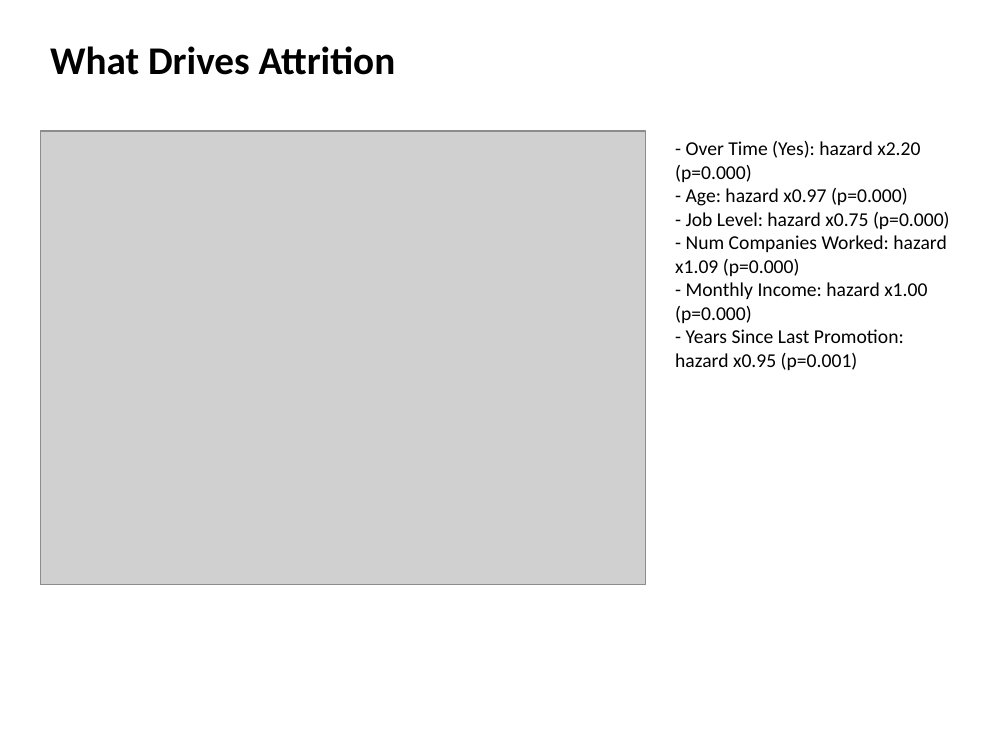
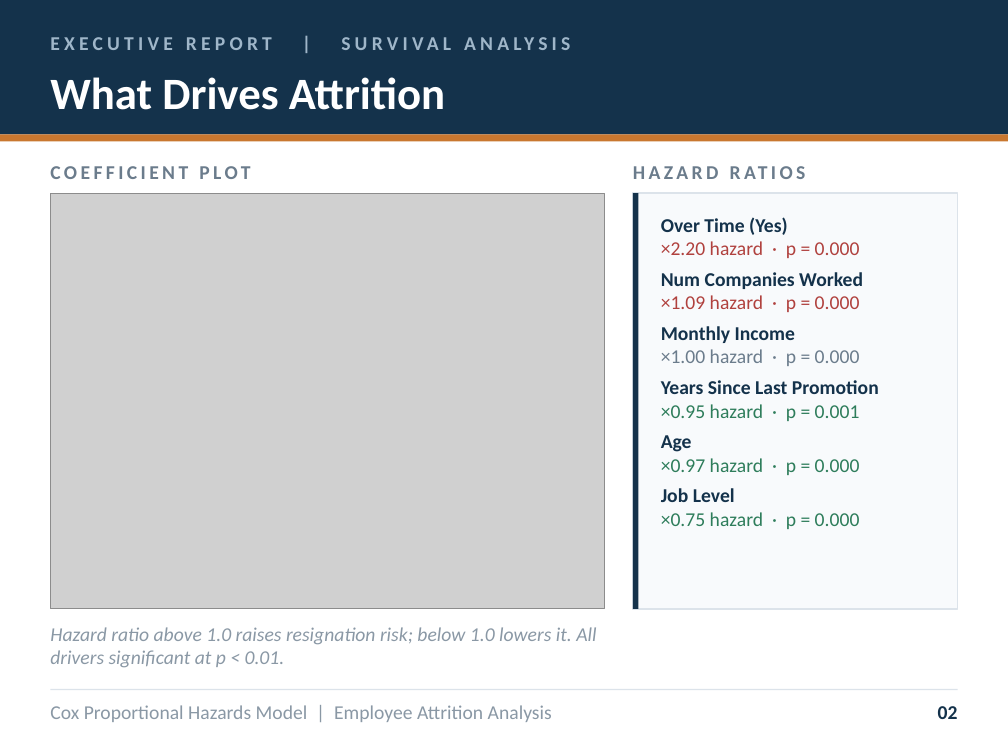
Before and after one commit to Nickwisely97/Code-Portofolio, a slide deck: slide 2 of Project/Forecasting & Predictive Modeling/Headcount Attrition - Survival Analysis/result/slides/Executive_Attrition_Report.pptx (slide 3 before the commit). Drawn at 1008x756 pixels with LibreOffice and Linux fonts; fonts in the diff are those of the drawing; grey boxes stand for pictures. Boxes give left, top, right and bottom in pixels: in the first picture for what was removed or moved away, otherwise in the second. Text is boxed around its words. In the diff, an @@ line names an element or a change of style, - is before the commit and + after.

Commit message:
Reverse-engineer PPTX design system, timestamp report filenames
STEP 11 (new): a reusable design system extracted from the user's hand-refined version of Executive_Attrition_Report.pptx -- exact colors (navy/gold/red/green), type scale, header/footer band, stat cards, eyebrow labels, and panel components as named constants and helper functions (new_slide, add_stat_card, add_eyebrow, add_panel, add_footnote).

STEP 12 (new, replaces the old inline PPTX cell): rebuilds the same 5-slide layout (Executive Summary + Model Validation merged, What Drives Attrition, Retention Curves, Who Is at Risk, Recommendations) using that design system with fresh data every run -- including a fix so text runs carry explicit font/color (paragraph-level formatting alone doesn't read back reliably, and risked not rendering consistently across viewers).

Risk/protective driver cards on the Recommendations slide are now chosen dynamically (largest |hazard - 1| among significant covariates) rather than hardcoded, so they stay correct if the underlying data changes.

Output filename now includes a timestamp (Executive_Attrition_Report_<YYYYMMDD_HHMMSS>.pptx) so re-running never overwrites a previous version. The original hand-refined file (no timestamp) is kept as the design reference STEP 11 was built from.

Verified: regenerated PPTX structurally matches the reference (colors, positions, font sizes/weights all identical) via python-pptx introspection.

```diff
--- a/Project/Forecasting & Predictive Modeling/Headcount Attrition - Survival Analysis/result/slides/Executive_Attrition_Report.pptx
+++ b/Project/Forecasting & Predictive Modeling/Headcount Attrition - Survival Analysis/result/slides/Executive_Attrition_Report.pptx
@@ rectangle added at bbox=[0, 0, 1008, 134], fill #14324B @@
@@ text added at bbox=[50, 37, 272, 50], 14 pt, text #9FB6C9, bold @@
+EXECUTIVE REPORT | SURVIVAL ANALYSIS
@@ text "What Drives Attrition": place and size @@
-text "What Drives Attrition" at bbox=[50, 46, 396, 75]
+text "What Drives Attrition" at bbox=[50, 77, 445, 110]
@@ text "What Drives Attrition" at bbox=[50, 77, 445, 110]: size 28 to 32 pt, text colour #000000 to #FFFFFF @@
@@ rectangle added at bbox=[0, 134, 1008, 141], fill #C9772F @@
@@ text added at bbox=[50, 166, 250, 179], 14 pt, text #6B7C8C, bold @@
+COEFFICIENT PLOT
@@ picture: place and size @@
-picture at bbox=[40, 131, 645, 585]
+picture at bbox=[50, 194, 605, 609]
@@ rectangle added at bbox=[633, 194, 958, 609], fill #F8FAFC, outline #DCE3EA 1 pt @@
@@ rectangle added at bbox=[633, 194, 639, 609], fill #14324B @@
@@ text at bbox=[661, 217, 879, 529]: text changed; text colour #000000 to #14324B @@
-- Over Time (Yes): hazard x2.20 (p=0.000)
-- Age: hazard x0.97 (p=0.000)
-- Job Level: hazard x0.75 (p=0.000)
-- Num Companies Worked: hazard x1.09 (p=0.000)
-- Monthly Income: hazard x1.00 (p=0.000)
-- Years Since Last Promotion: hazard x0.95 (p=0.001)
+Over Time (Yes)
+×2.20 hazard · p = 0.000
+Num Companies Worked
+×1.09 hazard · p = 0.000
+Monthly Income
+×1.00 hazard · p = 0.000
+Years Since Last Promotion
+×0.95 hazard · p = 0.001
+Age
+×0.97 hazard · p = 0.000
+Job Level
+×0.75 hazard · p = 0.000
@@ text added at bbox=[710, 241, 763, 255], 14 pt, text #6B7C8C, bold @@
+HAZARD RATIOS
@@ text added at bbox=[50, 627, 596, 667], 14 pt, text #8A98A5, italic @@
+Hazard ratio above 1.0 raises resignation risk; below 1.0 lowers it. All drivers significant at p < 0.01.
@@ rectangle added at bbox=[50, 688, 958, 689], fill #DCE3EA @@
@@ text added at bbox=[50, 705, 552, 722], 14 pt, text #8A98A5 @@
+Cox Proportional Hazards Model | Employee Attrition Analysis
@@ text added at bbox=[938, 706, 958, 719], 14 pt, text #14324B, bold @@
+02
```
Also in this commit, not shown: 3 other slides changed, 1 slide added, 2 slides removed, 3 other files.
